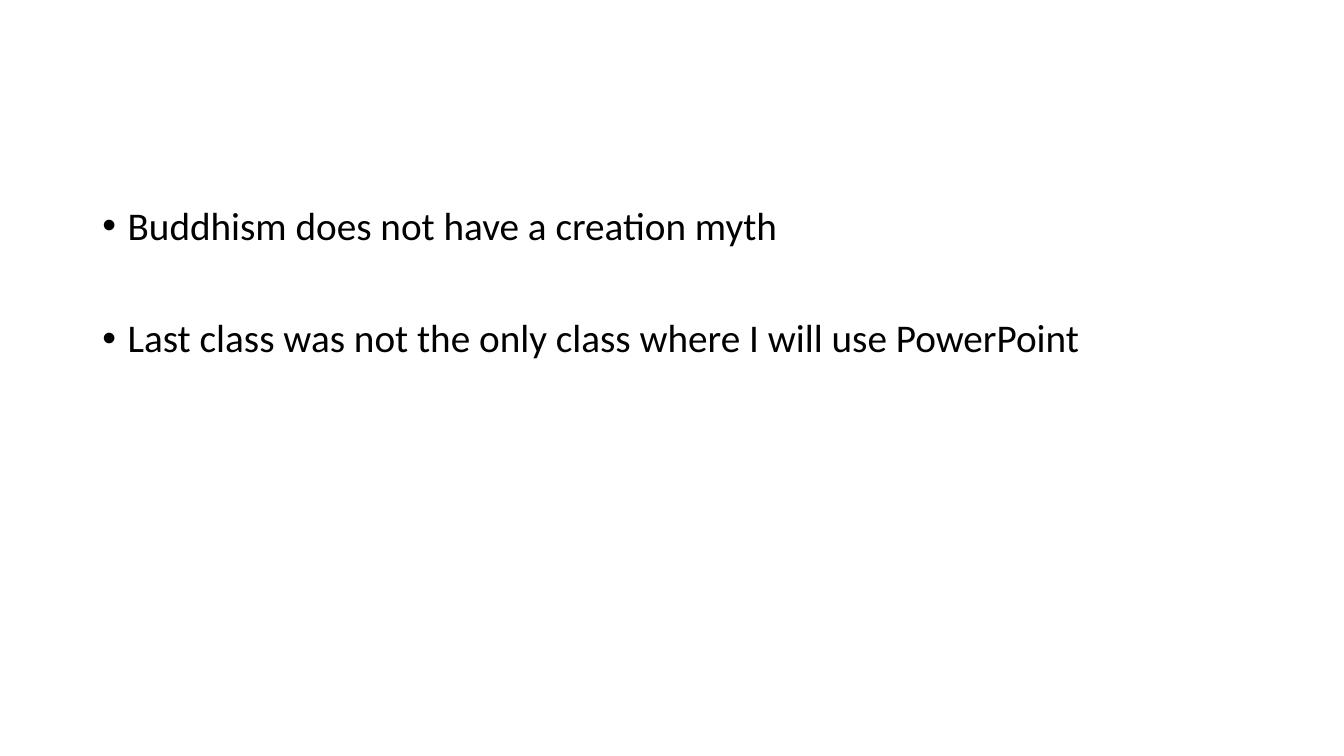
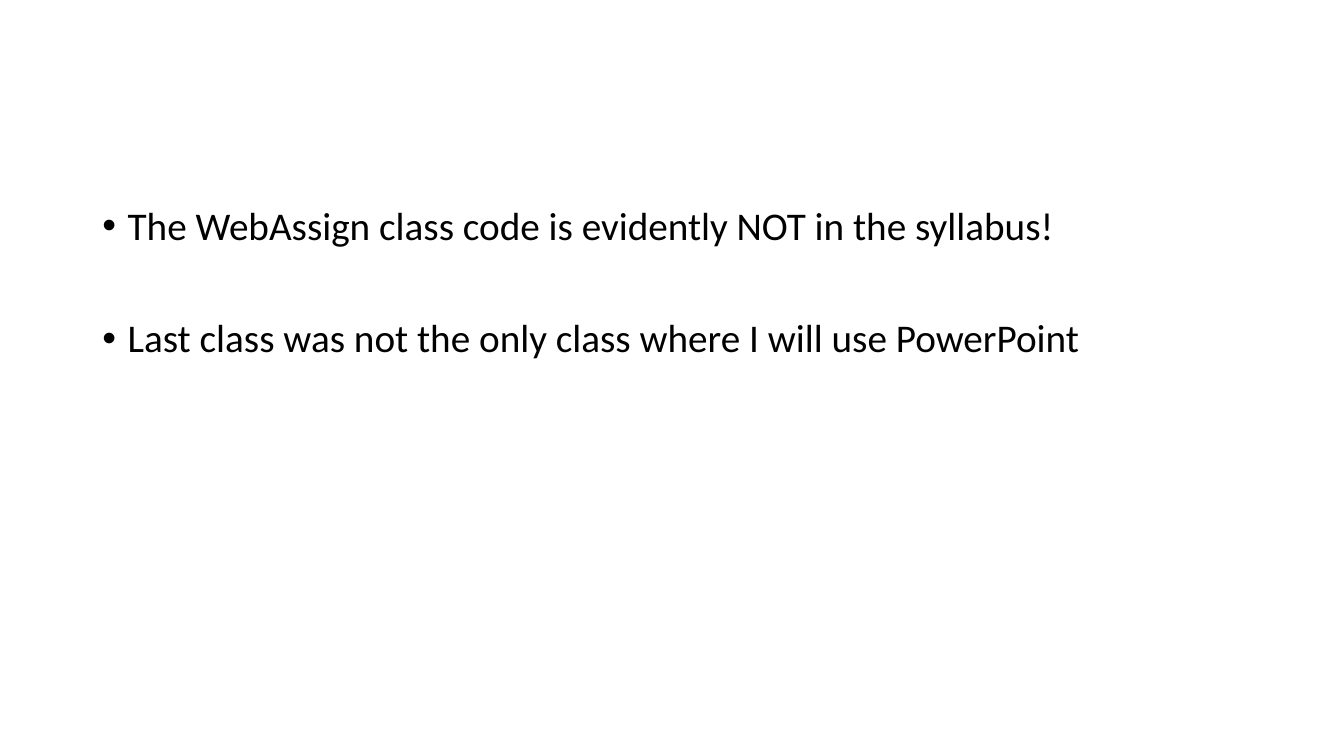
Before and after one commit to brash99/phys202, a slide deck: slide 2 of LectureNotes/Erratta.pptx. Drawn at 1344x756 pixels with LibreOffice and Linux fonts; fonts in the diff are those of the drawing. Boxes give left, top, right and bottom in pixels: in the first picture for what was removed or moved away, otherwise in the second. Text is boxed around its words. In the diff, an @@ line names an element or a change of style, - is before the commit and + after.

```diff
--- a/LectureNotes/Erratta.pptx
+++ b/LectureNotes/Erratta.pptx
@@ text at bbox=[128, 212, 1053, 247]: text changed @@
-• Buddhism does not have a creation myth
+• The WebAssign class code is evidently NOT in the syllabus!
```
Also in this commit, not shown: 1 other file.
